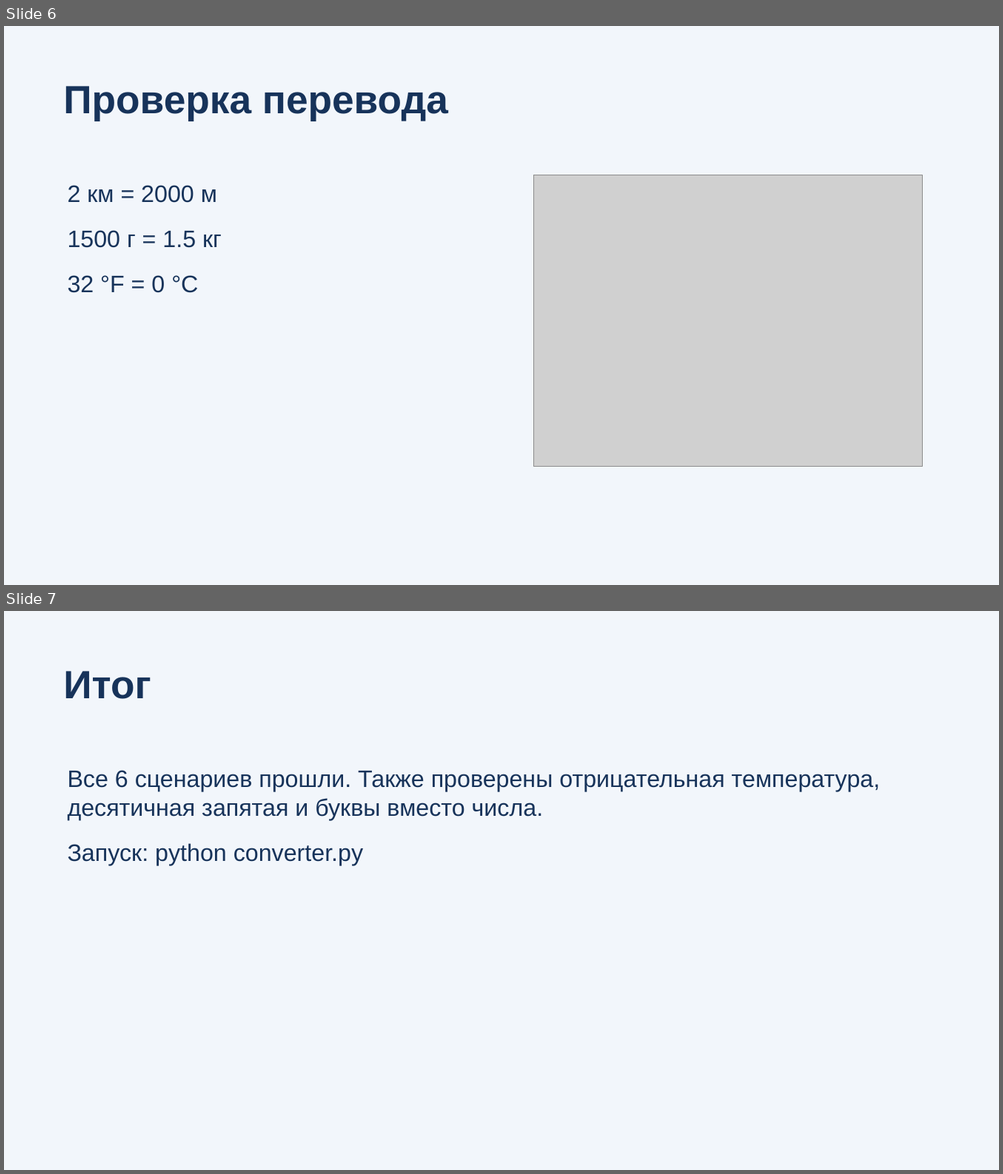
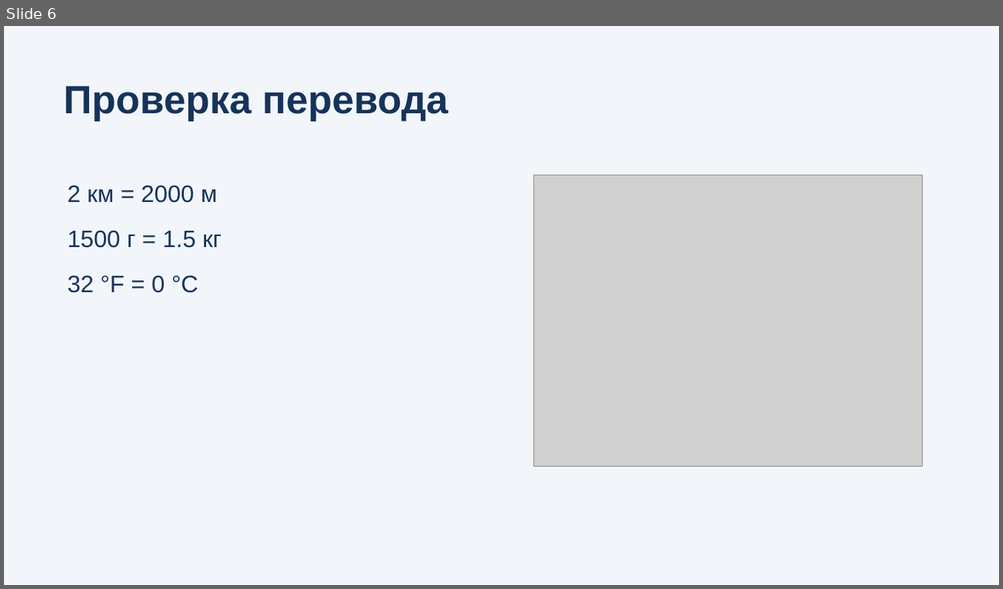
Before and after one commit to ArtikM1106/python-unit-converter, a slide deck: presentation.pptx. Shown one above the other, each under a label of ours: slides 6 and 7 before the commit, slide 6 after it. The pictures are 1003x1174 and 1003x589 pixels, drawn with LibreOffice and Linux fonts; fonts in the diff are those of the drawing; grey boxes stand for pictures. Boxes give left, top, right and bottom in pixels: in the first picture for what was removed or moved away, otherwise in the second. Text is boxed around its words. In the diff, an @@ line names an element or a change of style, - is before the commit and + after.

```diff
--- a/presentation.pptx
+++ b/presentation.pptx
@@ slide 7 removed at bbox=[4, 611, 999, 1170], background #F2F6FB @@
@@ text removed at bbox=[63, 671, 151, 699] @@
-Итог
@@ text removed at bbox=[68, 770, 879, 866] @@
-Все 6 сценариев прошли. Также проверены отрицательная температура, десятичная запятая и буквы вместо числа.
-Запуск: python converter.py
```
Also in this commit, not shown: 1 slide changed, 4 slides added, 1 other file.
